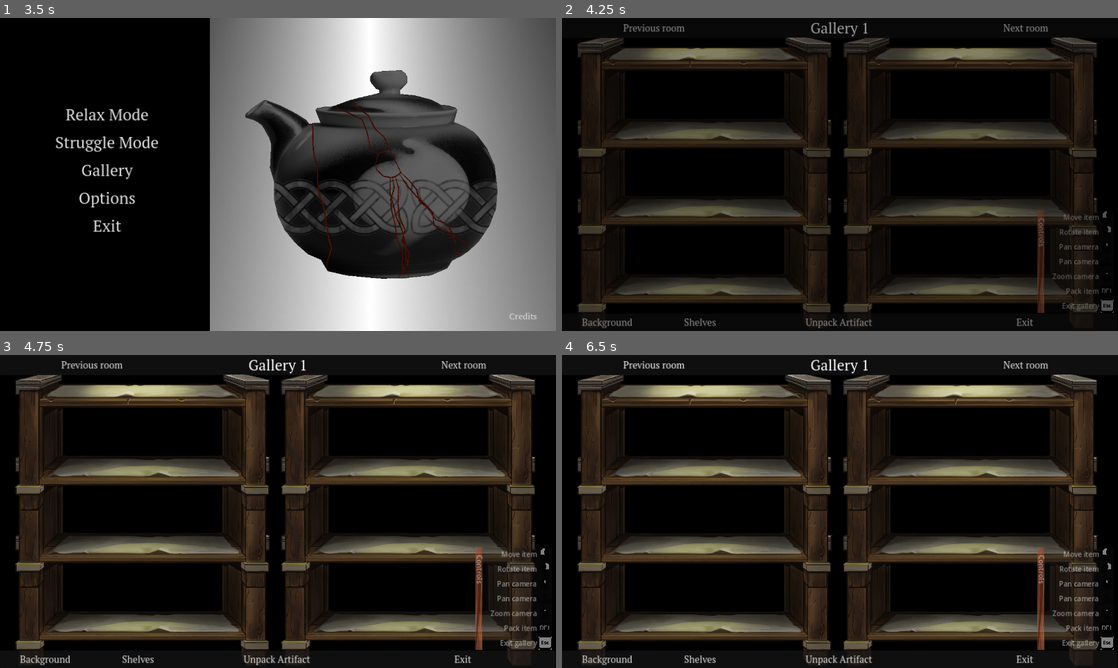
Above: before the commit, frames 1-4 (two rows, left to right).
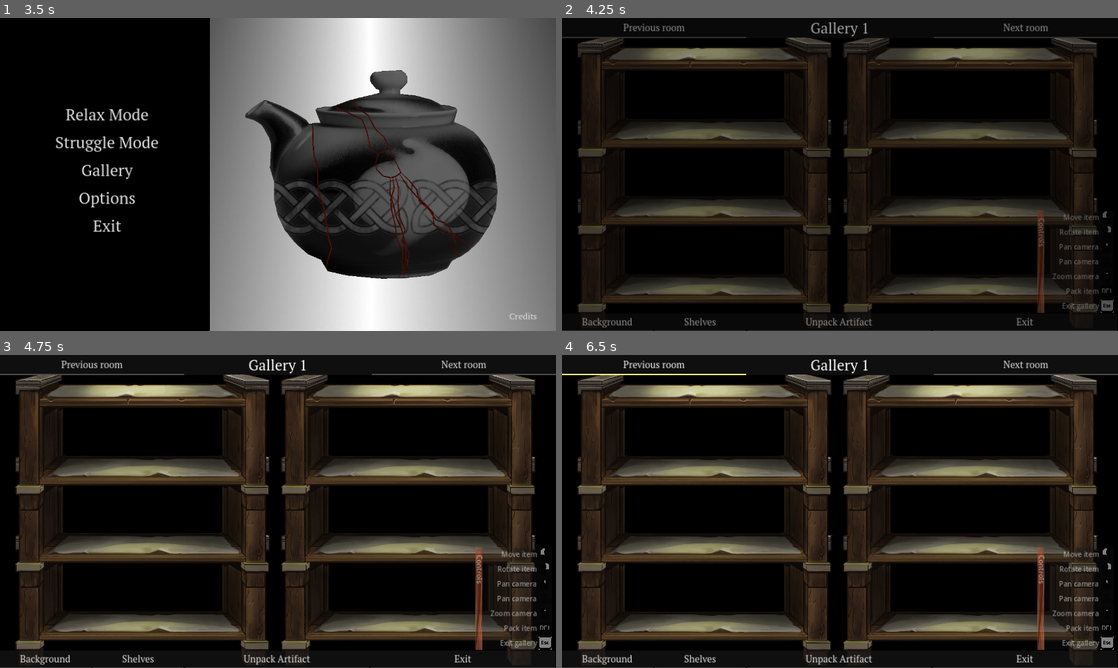
Above: after the commit, the same moments.

Repository: feyrkh/Exploratory
Game: Godot game, scene res://menu/main/TitleScreen.tscn
Two runs of this game, one before a commit and one after it. Both use one fixed random seed, a clock stepped at 60 frames per second and the inputs below. Sound files missing from this copy of the repository are replaced by a short silence.
Inputs (mouse positions are in pixels of both pictures, inside the frame that each line leads up to):
- Up to frame 1 (3.5 s): click "Relax Mode" at 0.5 s; click "Struggle Mode" at 1.25 s; tap Enter at 2 s; move the mouse to (400, 158) at 2.02 s; hold D (right) 2.03-2.75 s; tap Space (add_crack) at 2.1 s; click (400, 158) at 2.17 s; drag from (166, 190) to (250, 237) at 2.77 s
- Up to frame 2 (4.25 s): click "Gallery" at 3.5 s
- Up to frame 3 (4.75 s): click "Next room" at 4.25 s
- Up to frame 4 (6.5 s): click "Next room" at 5 s; move the mouse to (1073, 599) at 5.77 s; hold D (right) from 5.78 s (still down); hold Tab (change_click_mode) from 5.78 s (still down); click (1073, 599) at 5.92 s

Frame 1 is identical in both runs. In frame 2, 0.7% of the frame differs, in the area x 0-100%, y 1-100%; in frame 3, 0.9%; in frame 4, 0.9%.

Commit message:
Improved menu buttons

Diff:
--- a/menu/PauseMenu.tscn
+++ b/menu/PauseMenu.tscn
@@ -116,31 +116,31 @@
 
 [node name="ReturnButton" type="Button" parent="PanelContainer/VBoxContainer/HBoxContainer"]
 layout_mode = 2
-size_flags_horizontal = 3
+size_flags_horizontal = 6
 theme = ExtResource("2_gotgm")
 text = "Back to game"
 alignment = 0
 script = ExtResource("3_7aqp1")
 sfx = ""
 
-[node name="QuitAndDiscardButton" type="Button" parent="PanelContainer/VBoxContainer/HBoxContainer"]
-layout_mode = 2
-size_flags_horizontal = 3
-theme = ExtResource("2_gotgm")
-text = "Exit game"
-script = ExtResource("3_7aqp1")
-
 [node name="QuitAndSaveButton" type="Button" parent="PanelContainer/VBoxContainer/HBoxContainer"]
 layout_mode = 2
-size_flags_horizontal = 3
+size_flags_horizontal = 6
 theme = ExtResource("2_gotgm")
 text = "Save and exit"
 alignment = 2
+script = ExtResource("3_7aqp1")
+
+[node name="QuitAndDiscardButton" type="Button" parent="PanelContainer/VBoxContainer/HBoxContainer"]
+layout_mode = 2
+size_flags_horizontal = 6
+theme = ExtResource("2_gotgm")
+text = "Exit game"
 script = ExtResource("3_7aqp1")
 
 [connection signal="value_changed" from="PanelContainer/VBoxContainer/VBoxContainer/HBoxContainer/OverallVolume" to="." method="_on_overall_volume_value_changed"]
 [connection signal="value_changed" from="PanelContainer/VBoxContainer/VBoxContainer/HBoxContainer3/SfxVolume" to="." method="_on_sfx_volume_value_changed"]
 [connection signal="value_changed" from="PanelContainer/VBoxContainer/VBoxContainer/HBoxContainer2/MusicVolume" to="." method="_on_music_volume_value_changed"]
 [connection signal="pressed" from="PanelContainer/VBoxContainer/HBoxContainer/ReturnButton" to="." method="_on_return_button_pressed"]
+[connection signal="pressed" from="PanelContainer/VBoxContainer/HBoxContainer/QuitAndSaveButton" to="." method="_on_quit_and_save_button_pressed"]
 [connection signal="pressed" from="PanelContainer/VBoxContainer/HBoxContainer/QuitAndDiscardButton" to="." method="_on_quit_and_discard_button_pressed"]
-[connection signal="pressed" from="PanelContainer/VBoxContainer/HBoxContainer/QuitAndSaveButton" to="." method="_on_quit_and_save_button_pressed"]
--- a/menu/StartGameOptionsMenu.gd
+++ b/menu/StartGameOptionsMenu.gd
@@ -199,32 +199,32 @@
 		set_bump_texture(bump_icon, settings)
 	find_child("StartButton").visible = cur_selected_button != null
 
-func set_rotation_texture(rotate_icon, settings):
+func set_rotation_texture(_rotate_icon, settings):
 	if settings.rotation_enabled:
-		rotate_icon.texture = preload("res://art/sidebar menu/sidebar_icon_rotate-on.png")
-	else:
-		rotate_icon.texture = preload("res://art/sidebar menu/sidebar_icon_rotate-off.png")
-
-func set_bump_texture(bump_icon, settings):
+		_rotate_icon.texture = preload("res://art/sidebar menu/sidebar_icon_rotate-on.png")
+	else:
+		_rotate_icon.texture = preload("res://art/sidebar menu/sidebar_icon_rotate-off.png")
+
+func set_bump_texture(_bump_icon, settings):
 	if settings.bump_enabled:
-		bump_icon.texture = preload("res://art/sidebar menu/sidebar_icon_movement-on.png")
-	else:
-		bump_icon.texture = preload("res://art/sidebar menu/sidebar_icon_movement-off.png")
-
-func set_crack_size_texture(crack_size_icon, settings):
+		_bump_icon.texture = preload("res://art/sidebar menu/sidebar_icon_movement-on.png")
+	else:
+		_bump_icon.texture = preload("res://art/sidebar menu/sidebar_icon_movement-off.png")
+
+func set_crack_size_texture(_crack_size_icon, settings):
 	match settings.crack_width:
-		0: crack_size_icon.texture = preload("res://art/mode select/ui_mode-select_CrackWidth-1.png")
-		1: crack_size_icon.texture = preload("res://art/mode select/ui_mode-select_CrackWidth-2.png")
-		2: crack_size_icon.texture = preload("res://art/mode select/ui_mode-select_CrackWidth-3.png")
-		3: crack_size_icon.texture = preload("res://art/mode select/ui_mode-select_CrackWidth-4.png")
-
-func set_weathering_texture(weathering_icon, settings):
+		0: _crack_size_icon.texture = preload("res://art/mode select/ui_mode-select_CrackWidth-1.png")
+		1: _crack_size_icon.texture = preload("res://art/mode select/ui_mode-select_CrackWidth-2.png")
+		2: _crack_size_icon.texture = preload("res://art/mode select/ui_mode-select_CrackWidth-3.png")
+		3: _crack_size_icon.texture = preload("res://art/mode select/ui_mode-select_CrackWidth-4.png")
+
+func set_weathering_texture(_weathering_icon, settings):
 	match settings.weathering_amt:
-		0: weathering_icon.texture = preload("res://art/mode select/ui_mode-select_Weathering-1.png")
-		1: weathering_icon.texture = preload("res://art/mode select/ui_mode-select_Weathering-2.png")
-		2: weathering_icon.texture = preload("res://art/mode select/ui_mode-select_Weathering-3.png")
-		3: weathering_icon.texture = preload("res://art/mode select/ui_mode-select_Weathering-4.png")
-		4: weathering_icon.texture = preload("res://art/mode select/ui_mode-select_Weathering-random.png")
+		0: _weathering_icon.texture = preload("res://art/mode select/ui_mode-select_Weathering-1.png")
+		1: _weathering_icon.texture = preload("res://art/mode select/ui_mode-select_Weathering-2.png")
+		2: _weathering_icon.texture = preload("res://art/mode select/ui_mode-select_Weathering-3.png")
+		3: _weathering_icon.texture = preload("res://art/mode select/ui_mode-select_Weathering-4.png")
+		4: _weathering_icon.texture = preload("res://art/mode select/ui_mode-select_Weathering-random.png")
 
 func prepare_to_show_default_description():
 	set_process(true)
--- a/menu/StartGameOptionsMenu.tscn
+++ b/menu/StartGameOptionsMenu.tscn
@@ -191,6 +191,7 @@
 
 [node name="CustomDifficultyButton" type="Button" parent="BundleDifficultyPanel/VBoxContainer/ScrollContainer/DifficultyLevels"]
 layout_mode = 2
+size_flags_horizontal = 4
 theme_override_font_sizes/font_size = 34
 toggle_mode = true
 text = "Custom Difficulty"
--- a/pottery/CleaningTable.tscn
+++ b/pottery/CleaningTable.tscn
@@ -83,7 +83,6 @@
 offset_bottom = 15.0
 script = ExtResource("4_2x0wy")
 piece_container = NodePath("../../Pieces")
-slide_in_direction = Vector2(0, 1)
 
 [node name="VBoxContainer" type="VBoxContainer" parent="CanvasLayer/GameTimer"]
 layout_mode = 2
@@ -210,14 +209,14 @@
 layout_mode = 2
 size_flags_horizontal = 6
 size_flags_vertical = 8
-text = "  View Scores  "
+text = "View Scores"
 script = ExtResource("12_7sog0")
 
 [node name="StrugglePanelExitButton" type="Button" parent="CanvasLayer/StruggleCompletionPanel/HBoxContainer"]
 layout_mode = 2
 size_flags_horizontal = 6
 size_flags_vertical = 8
-text = "  Exit Game  "
+text = "Exit Game"
 script = ExtResource("12_7sog0")
 
 [node name="CursorArea" type="Area2D" parent="."]
--- a/pottery/TimeAttackCompleteMenu.gd
+++ b/pottery/TimeAttackCompleteMenu.gd
@@ -17,11 +17,14 @@
 	self.item_arr = Array(_item_arr)
 	for _item in self.item_arr:
 		_item.append(false) # 3rd field
-	if get_tree():
+	if is_inside_tree():
 		get_tree().paused = true
-	render_item(0)
+		render_item(0)
 
 func render_item(idx:int):
+	if item_arr.size() == 0:
+		render_empty_set()
+		return
 	var piece:ArcheologyItem = item_arr[idx][ITEM_IDX]
 	var saved = item_arr[idx][SAVED_IDX]
 	var header_label = find_child("Label")
--- a/theme/main_ui.tres
+++ b/theme/main_ui.tres
@@ -1,8 +1,10 @@
-[gd_resource type="Theme" load_steps=4 format=3 uid="uid://bvc652bwjujtl"]
+[gd_resource type="Theme" load_steps=6 format=3 uid="uid://bvc652bwjujtl"]
 
 [ext_resource type="FontFile" uid="uid://6af5xb7ndfw8" path="res://theme/PT_Serif/PTSerif-Regular.ttf" id="1_f7q44"]
 [ext_resource type="StyleBox" uid="uid://cvj8odrh2o2ir" path="res://theme/style_box_invisible.tres" id="2_e1s68"]
+[ext_resource type="StyleBox" uid="uid://clmdf3ftndttv" path="res://theme/underline_style_box_light.tres" id="3_ctkyj"]
 [ext_resource type="StyleBox" uid="uid://dlq8oehi1cths" path="res://theme/generic_window_01.tres" id="3_m2yvx"]
+[ext_resource type="StyleBox" uid="uid://btstllb2h22uf" path="res://theme/underline_style_box_dim.tres" id="4_24bh1"]
 
 [resource]
 Button/colors/font_hover_color = Color(0.94902, 0.968627, 0.490196, 1)
@@ -10,10 +12,10 @@
 Button/font_sizes/font_size = 22
 Button/fonts/font = ExtResource("1_f7q44")
 Button/styles/disabled = ExtResource("2_e1s68")
-Button/styles/focus = ExtResource("2_e1s68")
-Button/styles/hover = ExtResource("2_e1s68")
-Button/styles/normal = ExtResource("2_e1s68")
-Button/styles/pressed = ExtResource("2_e1s68")
+Button/styles/focus = ExtResource("3_ctkyj")
+Button/styles/hover = ExtResource("3_ctkyj")
+Button/styles/normal = ExtResource("4_24bh1")
+Button/styles/pressed = ExtResource("3_ctkyj")
 Label/font_sizes/font_size = 34
 Label/fonts/font = ExtResource("1_f7q44")
 LineEdit/font_sizes/font_size = 34
--- /dev/null
+++ b/theme/style_box_line.tres
@@ -0,0 +1,5 @@
+[gd_resource type="StyleBoxLine" format=3 uid="uid://bff3uehq8kffj"]
+
+[resource]
+color = Color(0.101961, 0.101961, 0.101961, 1)
+thickness = 4
--- /dev/null
+++ b/theme/underline_style_box_dim.tres
@@ -0,0 +1,6 @@
+[gd_resource type="StyleBoxFlat" format=3 uid="uid://btstllb2h22uf"]
+
+[resource]
+bg_color = Color(0.6, 0.6, 0.6, 0)
+border_width_bottom = 2
+border_color = Color(0.282353, 0.282353, 0.282353, 1)
--- /dev/null
+++ b/theme/underline_style_box_light.tres
@@ -0,0 +1,6 @@
+[gd_resource type="StyleBoxFlat" format=3 uid="uid://clmdf3ftndttv"]
+
+[resource]
+bg_color = Color(0.6, 0.6, 0.6, 0)
+border_width_bottom = 2
+border_color = Color(0.94902, 0.968627, 0.490196, 1)
